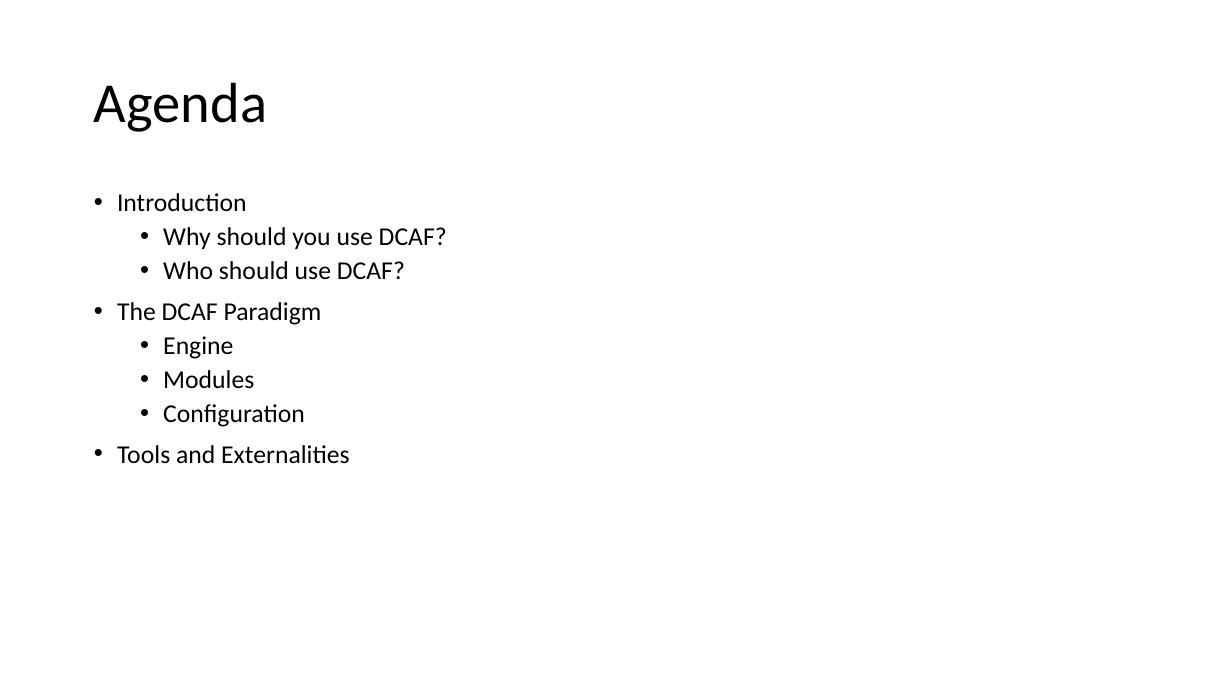
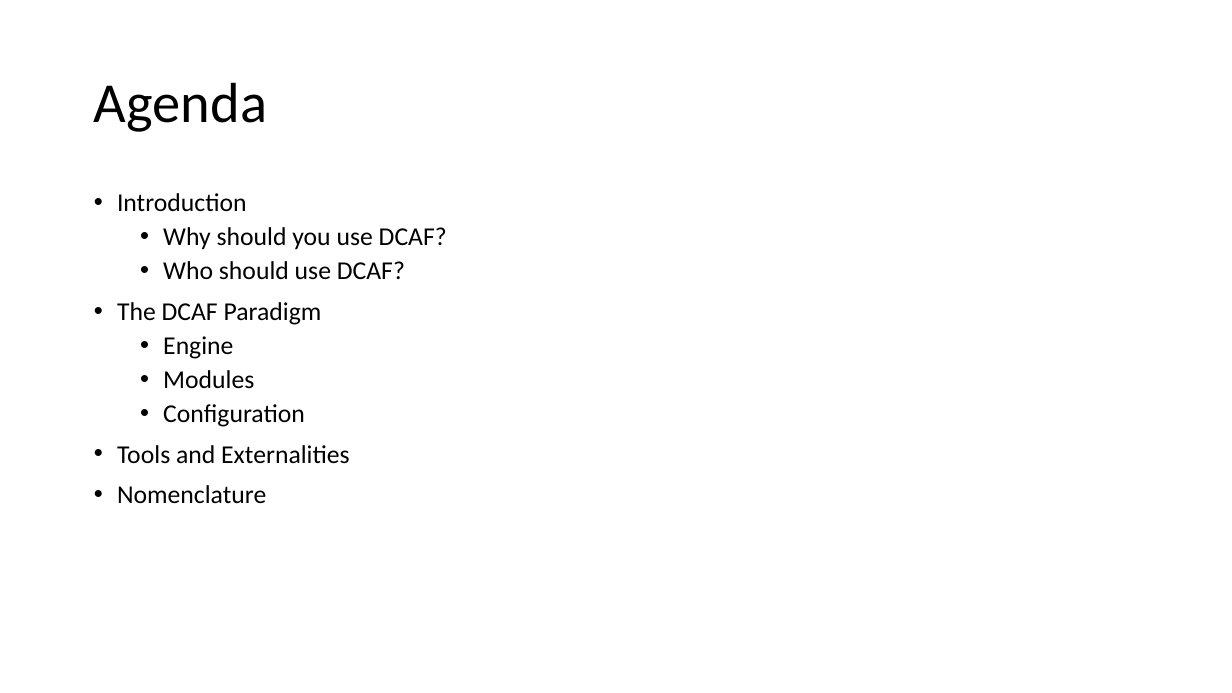
Before and after one commit to LabVIEW-DCAF/Documentation, a slide deck: slide 2 of Trunk/Getting Started Material/DCAF Training/1 Introduction to DCAF.pptx. Drawn at 1232x693 pixels with LibreOffice and Linux fonts; fonts in the diff are those of the drawing. Boxes give left, top, right and bottom in pixels: in the first picture for what was removed or moved away, otherwise in the second. Text is boxed around its words. In the diff, an @@ line names an element or a change of style, - is before the commit and + after.

```diff
--- a/Trunk/Getting Started Material/DCAF Training/1 Introduction to DCAF.pptx
+++ b/Trunk/Getting Started Material/DCAF Training/1 Introduction to DCAF.pptx
@@ text at (117, 485, 266, 503): paragraph added @@
+• Nomenclature
```
Also in this commit, not shown: 2 other slides changed, 2 slides added, 1 other file.
